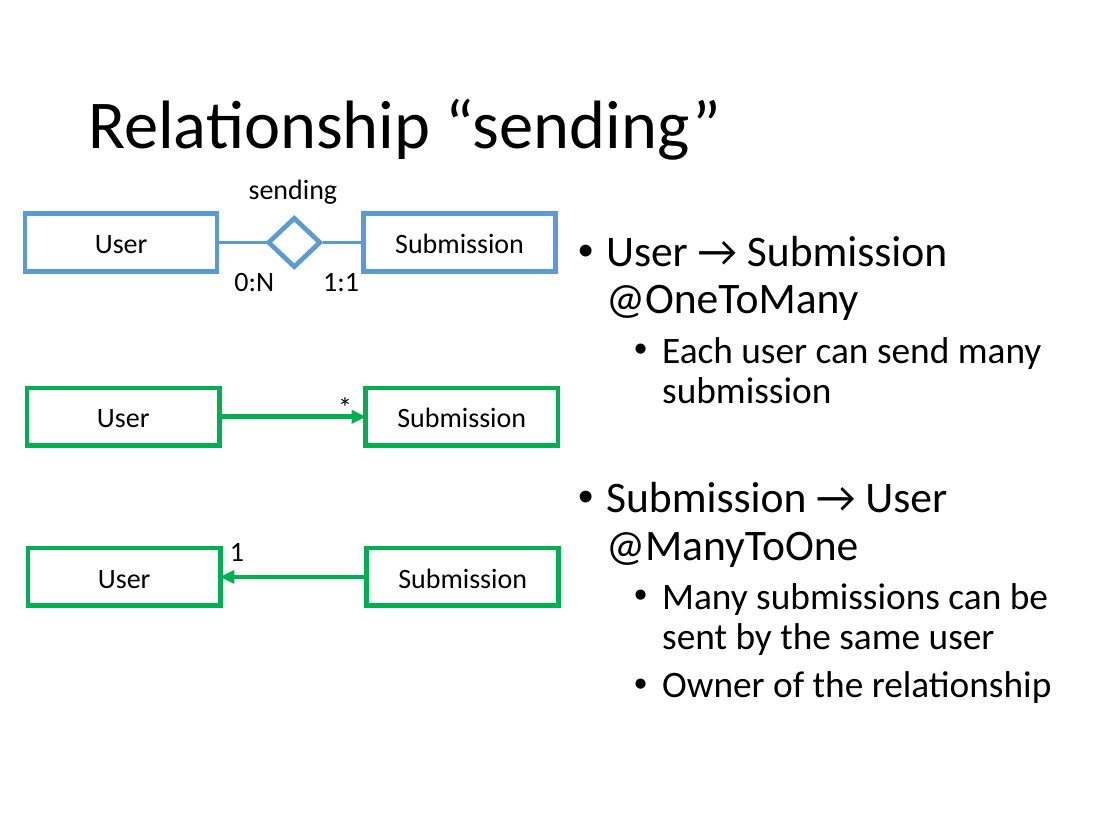
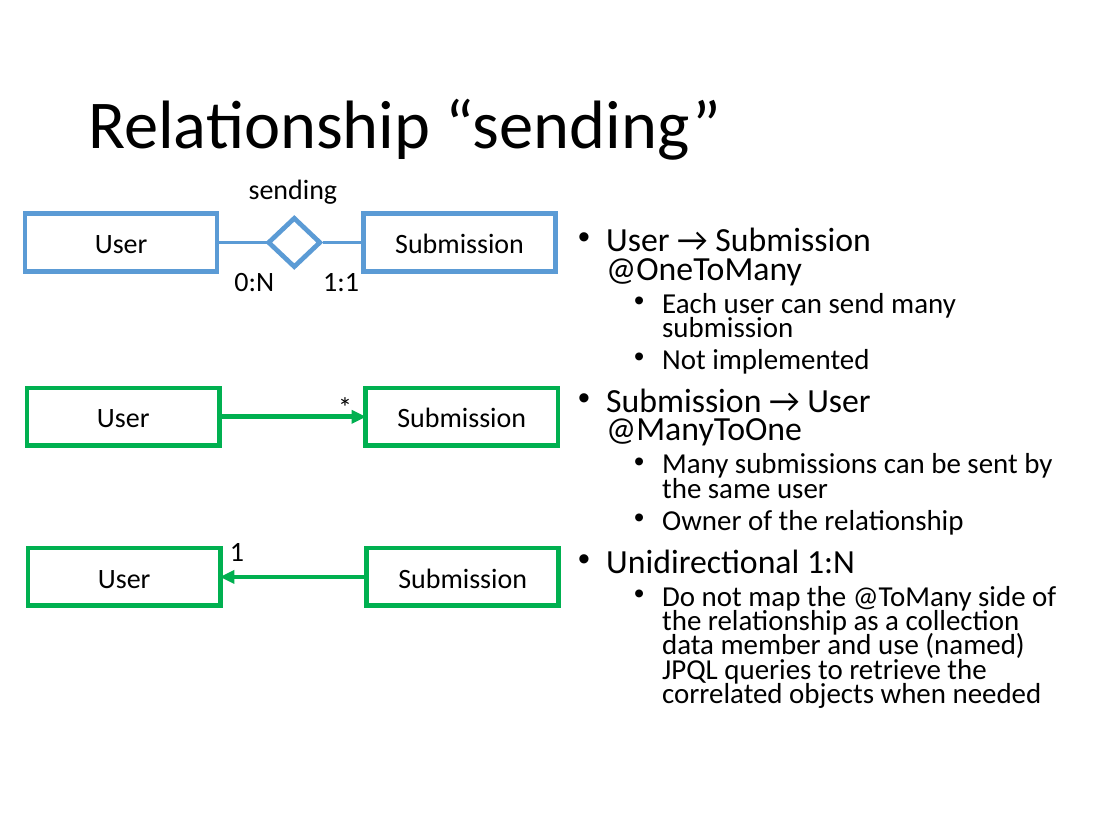
Before and after one commit to Danielededo/Gamified-marketing-application-DB2, a slide deck: slide 9 of Documentation/Presentation.pptx (slide 8 before the commit). Drawn at 1120x840 pixels with LibreOffice and Linux fonts; fonts in the diff are those of the drawing. Boxes give left, top, right and bottom in pixels: in the first picture for what was removed or moved away, otherwise in the second. Text is boxed around its words. In the diff, an @@ line names an element or a change of style, - is before the commit and + after.

```diff
--- a/Documentation/Presentation.pptx
+++ b/Documentation/Presentation.pptx
@@ text at [606, 227, 1052, 535]: size 28 to 21.7 pt in "User → Submission @OneToMany", "Submission → User @ManyToOne"; size 24 to 18.6 pt in "Each user can send many submission", "Many submissions can be sent by the ...", "Owner of the relationship"; line spacing 0.9 to 0.7 @@
@@ text at [662, 349, 869, 374]: paragraph added @@
+  • Not implemented
@@ text at [606, 549, 1056, 708]: paragraphs added @@
+• Unidirectional 1:N
+  • Do not map the @ToMany side of the relationship as a collection data member and use (named) JPQL queries to retrieve the correlated objects when needed
```
Also in this commit, not shown: 13 other slides changed, 12 slides added, 4 slides removed.
